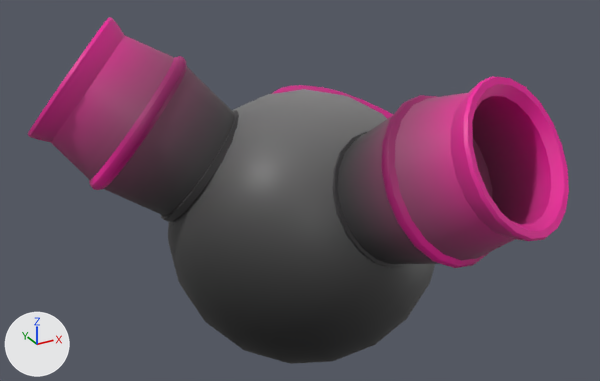
The FBX model Assets/Art/Assets/Deb-e.fbx: old version first, new version second.
Camera for both pictures: a 50 mm lens placed at (-14.3, -45.4, 29.1), pointed at (-0.4, -20.3, 16.6). Lighting does not change. The marker at lower left points along +X, +Y and +Z. The picture after the commit comes second. Where no turn or scale is listed for an object, it has been applied to the vertices.

Script lines for the objects in view, before the commit:
```python
me_mesh = bpy.data.meshes.new('Mesh')
me_mesh.from_pydata(...)  # 382 vertices, 400 faces; spans x -5.28..5.28, y -5.29..5.29, z -5.26..5.26
me_mesh.materials.append(mat_debs_2)  # picture img_d_e_b__e__2_png
me_mesh_001 = bpy.data.meshes.new('Mesh.001')
me_mesh_001.from_pydata(...)  # 322 vertices, 340 faces; spans x -128.0..127.0, y -101.0..99.0, z -125.0..129.0
me_mesh_001.materials.append(mat_debs_2)  # picture img_d_e_b__e__2_png
me_mesh_002 = bpy.data.meshes.new('Mesh.002')
me_mesh_002.from_pydata(...)  # 322 vertices, 340 faces; spans x -128.0..127.0, y -101.0..99.0, z -125.0..129.0
me_mesh_002.materials.append(mat_debs_2)  # picture img_d_e_b__e__2_png
me_mesh_004 = bpy.data.meshes.new('Mesh.004')
me_mesh_004.from_pydata(...)  # 1440 vertices, 1440 faces; spans x -2.62..2.62, y -3.32..3.28, z -2.24..2.46
me_mesh_004.materials.append(mat_deb_e_realmat)  # picture img_d_e_b__e__png
ob_pcylinder5 = bpy.data.objects.new('pCylinder5', me_mesh_001)
ob_pcylinder5.location = (-5.66, -17.57, 19.28)
ob_pcylinder5.rotation_euler = (-1.622, 2.231, -0.529)  # degrees (-93, 128, -30)
ob_pcylinder5.scale = (0.0227, 0.0293, 0.0227)
ob_pcylinder6 = bpy.data.objects.new('pCylinder6', me_mesh_002)
ob_pcylinder6.location = (1.83, -25.96, 18.6)
ob_pcylinder6.rotation_euler = (0.574, -0.38, -3.03)  # degrees (33, -22, -174)
ob_pcylinder6.scale = (0.0227, 0.0293, 0.0227)
ob_pcylinder8 = bpy.data.objects.new('pCylinder8', me_mesh_004)
ob_pcylinder8.location = (3.03, -18.04, 17.23)
ob_psphere1 = bpy.data.objects.new('pSphere1', me_mesh)
ob_psphere1.location = (-0.03, -19.93, 14.85)
```
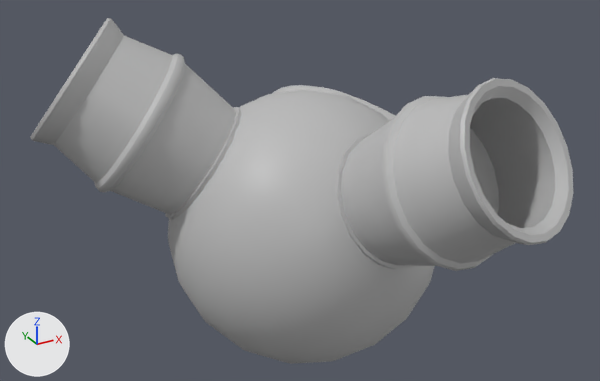
Where the newer file only moved an object's origin or applied its transform, the numbers keep the older frame.

Pixel boxes [x1, y1, x2, y2] of what changed, in the pictures (600 x 381 px):
'pSphere1', recoloured, surface changed (lighter)
    both: [168, 89, 434, 364]
'pCylinder6', recoloured, reshaped, moved, turned, rescaled
    before: [333, 76, 569, 268]
    after: [337, 78, 573, 271]
'pCylinder5', recoloured, reshaped, moved, turned, rescaled (pink to grey)
    before: [28, 17, 239, 222]
    after: [30, 18, 242, 220]
'pCylinder8', recoloured, surface changed
    both: [272, 85, 393, 119]

What the commit changed:
Material 'Visor_Mat' (mat_visor_mat) is new.
Its base color is (0.5, 0.5, 0.5) (grey #bcbcbc).
Material 'Body' (mat_body) is new.
Its base color is (0.5, 0.5, 0.5) (grey #bcbcbc).
Material 'Legs' (mat_legs) is new.
Its base color is (0.5, 0.5, 0.5) (grey #bcbcbc).
me_mesh has 382 vertices, 400 faces and spans x -5.28..5.28, y -5.29..5.29, z -5.26..5.26.
me_mesh is used by ob_psphere1; location (-0.03, -19.93, 14.85).
me_mesh no longer uses material mat_debs_2 (picture img_d_e_b__e__2_png).
me_mesh part 3: texture (UV) coordinates of 400 of 400 faces, centred in x -5.19..5.19, y -5.17..5.17, z -5.23..5.23, changed; they spanned u 0.39..0.42, v 0.3..0.6 and now span u 0.02..0.98, v 0.17..0.81.
me_mesh gains material mat_body (grey #bcbcbc).
me_mesh_004 has 1440 vertices, 1440 faces and spans x -2.62..2.62, y -3.32..3.28, z -2.24..2.46.
me_mesh_004 is used by ob_pcylinder8; location (3.03, -18.04, 17.23).
me_mesh_004 no longer uses material mat_deb_e_realmat (picture img_d_e_b__e__png).
me_mesh_004 part 4: texture (UV) coordinates of 1440 of 1440 faces, centred in x -2.61..2.6, y -3.31..3.27, z -2.22..2.46, changed; they spanned u 0.56..0.63, v 0.25..0.72 and now span u 0.02..0.98, v 0.07..0.9.
me_mesh_004 gains material mat_visor_mat (grey #bcbcbc).
me_mesh_001 is used by ob_pcylinder5; location (-5.66, -17.57, 19.28); rotation (-1.622, 2.231, -0.529), in degrees (-93, 128, -30); scale (0.0227, 0.0293, 0.0227).
me_mesh_001 had 322 vertices, 340 faces and spanned x -128.0..127.0, y -101.0..99.0, z -125.0..129.0.
me_mesh_001 no longer uses material mat_debs_2 (picture img_d_e_b__e__2_png).
me_mesh_001 now has 322 vertices, 340 faces and spans x -380.0..380.0, y -370.0..370.0, z -329.0..329.0.
me_mesh_001 part 2: 322 of 322 vertices moved; they spanned x -128.0..127.0, y -101.0..99.0, z -125.0..129.0 and now span x -380.0..380.0, y -370.0..370.0, z -329.0..329.0; mean shift (-17.0, 4.0, -5.0).
me_mesh_001 gains material mat_legs (grey #bcbcbc).
me_mesh_002 is used by ob_pcylinder6; location (1.83, -25.96, 18.6); rotation (0.574, -0.38, -3.03), in degrees (33, -22, -174); scale (0.0227, 0.0293, 0.0227).
me_mesh_002 had 322 vertices, 340 faces and spanned x -128.0..127.0, y -101.0..99.0, z -125.0..129.0.
me_mesh_002 no longer uses material mat_debs_2 (picture img_d_e_b__e__2_png).
me_mesh_002 now has 322 vertices, 340 faces and spans x -309.0..309.0, y -359.0..359.0, z -379.0..379.0.
me_mesh_002 part 1: 322 of 322 vertices moved; they spanned x -128.0..127.0, y -101.0..99.0, z -125.0..129.0 and now span x -309.0..309.0, y -359.0..359.0, z -379.0..379.0; mean shift (1.0, 1.0, 19.0).
me_mesh_002 gains material mat_legs (grey #bcbcbc).
Object 'pCylinder5' (ob_pcylinder5) moves from (-5.66, -17.57, 19.28) to (-5.58, -17.48, 19.32).
Object 'pCylinder5' (ob_pcylinder5) turns from (-93, 128, -30) to (90, 0, 0) degrees about x, y and z.
Object 'pCylinder5' (ob_pcylinder5) is rescaled from (0.0227, 0.0293, 0.0227) to (0.01, 0.01, 0.01).
Object 'pCylinder6' (ob_pcylinder6) moves from (1.83, -25.96, 18.6) to (1.92, -26.11, 18.67).
Object 'pCylinder6' (ob_pcylinder6) turns from (33, -22, -174) to (90, 0, 0) degrees about x, y and z.
Object 'pCylinder6' (ob_pcylinder6) is rescaled from (0.0227, 0.0293, 0.0227) to (0.01, 0.01, 0.01).
